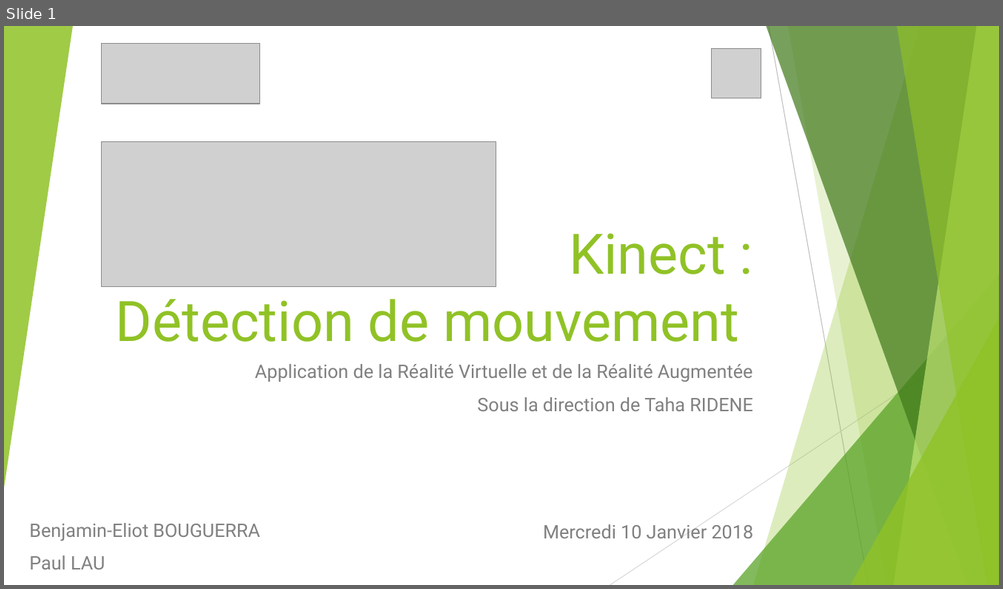
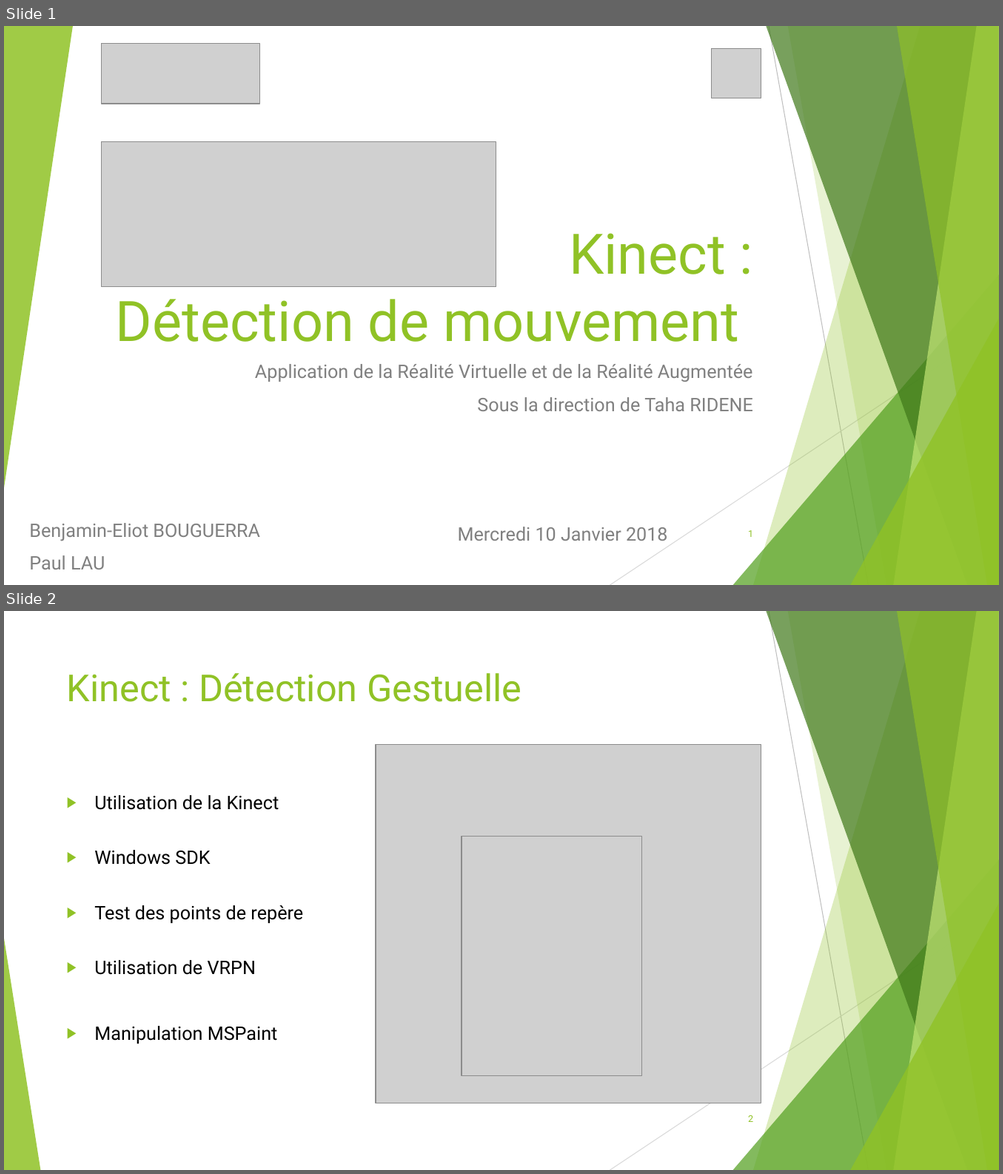
Before and after one commit to Pangels/RVRA3D, a slide deck: Kinect.pptx. Shown one above the other, each under a label of ours: slide 1 before the commit, slides 1 and 2 after it. The pictures are 1003x589 and 1003x1174 pixels, drawn with LibreOffice and Linux fonts; fonts in the diff are those of the drawing; grey boxes stand for pictures. Boxes give left, top, right and bottom in pixels: in the first picture for what was removed or moved away, otherwise in the second. Text is boxed around its words. In the diff, an @@ line names an element or a change of style, - is before the commit and + after.

Commit message:
Fixed and updated
Fix gestural and sfml.
Add kinect squeleton plan.
Update presentation and readme.
Add close program gesture for sfml.

```diff
--- a/Kinect.pptx
+++ b/Kinect.pptx
@@ slide 2 added at [4, 611, 999, 1170], background #FFFFFF; not listed: 9 template elements that a slide beside it also shows @@
@@ title added at [67, 673, 521, 702], 36 pt, text #90C226 @@
+Kinect : Détection Gestuelle
@@ picture added at [375, 744, 760, 1103] @@
@@ text added at [94, 795, 303, 1044], 18 pt, text #000000 @@
+▶ Utilisation de la Kinect
+▶ Windows SDK
+▶ Test des points de repère
+▶ Utilisation de VRPN
+▶ Manipulation MSPaint
@@ picture added at [461, 836, 642, 1076] @@
@@ triangle added at [4, 939, 40, 1170], fill #90C226 at 85% opacity @@
@@ page number added at [748, 1116, 753, 1122], 9 pt, text #90C226 @@
+2
@@ slide 1 changed as well @@
@@ text "Mercredi 10 Janvier 2018": place and size @@
-text "Mercredi 10 Janvier 2018" at [543, 525, 754, 539]
+text "Mercredi 10 Janvier 2018" at [458, 527, 668, 541]
@@ page number added at [748, 531, 753, 537], 9 pt, text #90C226 @@
+1
```
Also in this commit, not shown: 2 other slides added, 4 other files.
